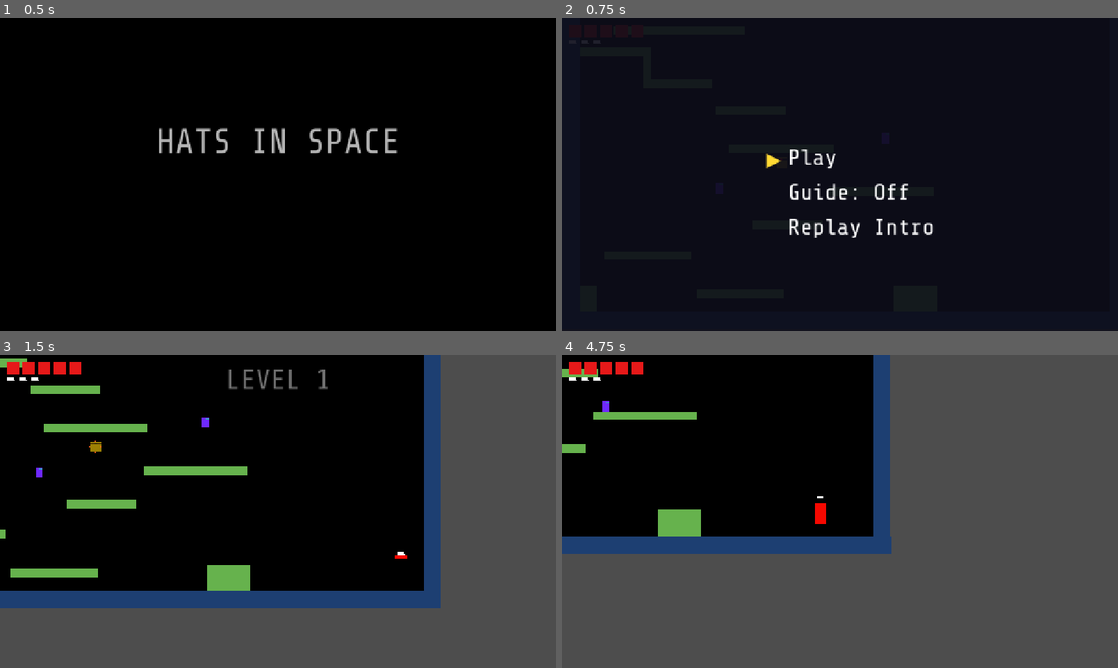
Above: before the commit, frames 1-4 (two rows, left to right).
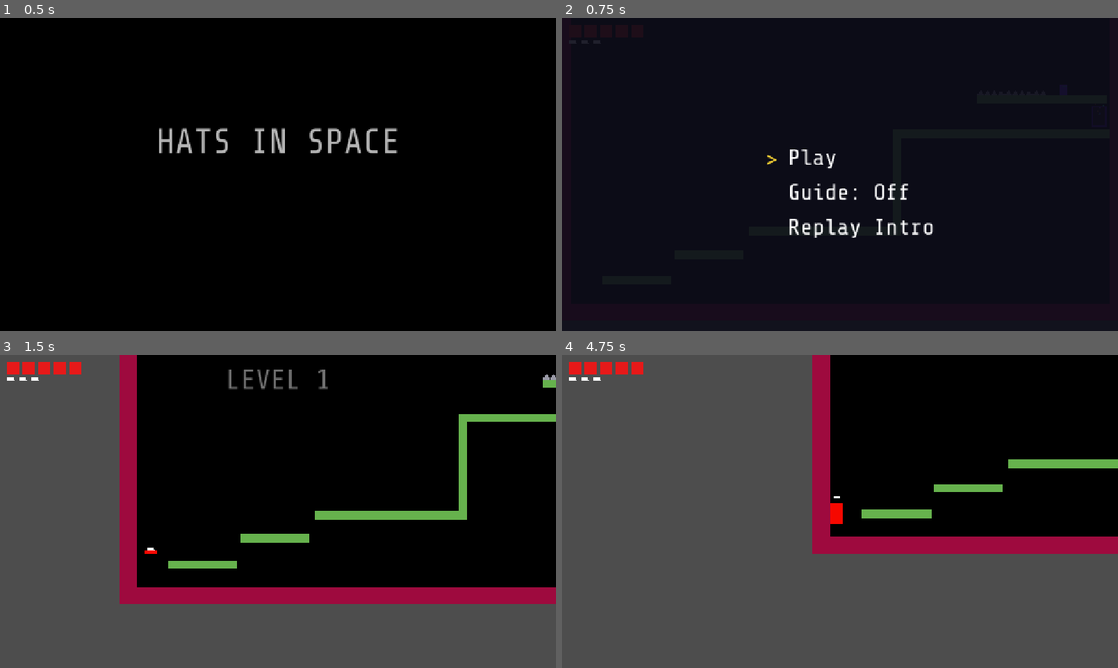
Above: after the commit, the same moments.

Repository: danngreen/fuzzy-world-2.0
Game: Godot game, scene res://scenes/main.tscn
The game is run twice, just before and just after one commit, with the same random seed, the same clock (stepped at 60 frames per second) and the same inputs.
Inputs (mouse positions are in pixels of both pictures, inside the frame that each line leads up to):
- Up to frame 1 (0.5 s): no input
- Up to frame 2 (0.75 s): move the mouse to (962, 158) at 0.52 s; hold Right (move_right) from 0.53 s (still down); hold Space (jump) from 0.53 s (still down); click (962, 158) at 0.67 s
- Up to frame 3 (1.5 s): keep holding Right (move_right); tap Enter at 1.25 s; move the mouse to (166, 527) at 1.27 s; release Space (jump) at 1.28 s; tap Space (jump) at 1.35 s; click (166, 527) at 1.42 s
- Up to frame 4 (4.75 s): tap Space (jump) at 1.52, 1.82, 2.85, 3.02, 3.32, 4.35, 4.52 s; move the mouse to (895, 442) at 2.02 s; release Right (move_right) at 2.03 s; hold Left (move_left) 2.03-2.78 s; hold Space (jump) 2.03-2.78 s; click (895, 442) at 2.17 s; move the mouse to (812, 574) at 2.77 s; hold Right (move_right) 2.78-4.28 s; click (812, 574) at 2.92 s; move the mouse to (1006, 558) at 3.52 s; hold Space (jump) 3.53-4.28 s; click (1006, 558) at 3.67 s; move the mouse to (673, 464) at 4.27 s; hold Left (move_left) from 4.28 s (still down); click (673, 464) at 4.42 s

Frame 1 is identical in both runs. In frame 2, less than 0.1% of the frame differs, in the area x 36-40%, y 43-48%; in frame 3, 44%; in frame 4, 59%, in the area x 0-100%, y 0-64%.

Commit message:
Cleanup viewports, mobile button pos. Player can grow near walls.

Diff:
--- a/scenes/main.tscn
+++ b/scenes/main.tscn
@@ -1,14 +1,15 @@
-[gd_scene load_steps=6 format=3 uid="uid://main001"]
+[gd_scene load_steps=7 format=3 uid="uid://main001"]
 
 [ext_resource type="PackedScene" uid="uid://level001" path="res://scenes/level/level_01.tscn" id="1_level"]
 [ext_resource type="PackedScene" uid="uid://player001" path="res://scenes/player/player.tscn" id="2_player"]
+[ext_resource type="PackedScene" uid="uid://d1drtpyexheny" path="res://scenes/level/level_03.tscn" id="2_tefeu"]
 [ext_resource type="Script" uid="uid://cjikjbc01xte6" path="res://scripts/camera.gd" id="3_camera"]
 [ext_resource type="PackedScene" uid="uid://hud001" path="res://scenes/hud/hud.tscn" id="4_hud"]
 [ext_resource type="Script" uid="uid://mc7rn1wvjnj4" path="res://scripts/main.gd" id="5_main"]
 
 [node name="Main" type="Node2D"]
 script = ExtResource("5_main")
-start_level = ExtResource("1_level")
+start_level = ExtResource("2_tefeu")
 
 [node name="Level" parent="." instance=ExtResource("1_level")]
 
--- a/scenes/player/player.gd
+++ b/scenes/player/player.gd
@@ -202,19 +202,31 @@
 	# Keep feet grounded: adjust position so collision bottom stays at same Y
 	var adjustment := -(size_scale - old_scale) * BASE_COLLISION_SIZE.y / 2.0
 
-	# When growing, verify there's enough headroom.
-	# Test from the *adjusted* position (where feet are back at floor level)
-	# with a tiny upward nudge — this avoids false-positives from the floor.
+	# When growing, verify there's enough room (ceiling + walls).
+	# If blocked by a wall, nudge horizontally to make space.
+	var nudge_x := 0.0
 	if adjustment < 0.0:
 		var test_xform := global_transform.translated(Vector2(0.0, adjustment))
 		if test_move(test_xform, Vector2(0.0, -1.0)):
-			# Ceiling blocks the growth — revert everything
-			size_scale = old_scale
-			$CollisionShape2D.shape.size = BASE_COLLISION_SIZE * old_scale
-			velocity *= new_mass / old_mass
-			return
+			var max_nudge := (size_scale - old_scale) * BASE_COLLISION_SIZE.x * 0.5 + 4.0
+			var found := false
+			for px in range(1, ceili(max_nudge) + 1):
+				for dir in [1.0, -1.0]:
+					if not test_move(test_xform.translated(Vector2(dir * px, 0.0)), Vector2(0.0, -1.0)):
+						nudge_x = dir * px
+						found = true
+						break
+				if found:
+					break
+			if not found:
+				# Truly no room — revert everything
+				size_scale = old_scale
+				$CollisionShape2D.shape.size = BASE_COLLISION_SIZE * old_scale
+				velocity *= new_mass / old_mass
+				return
 
 	position.y += adjustment
+	position.x += nudge_x
 
 	# Animate sprite scale from current visual size to target
 	if size_tween and size_tween.is_valid():
--- a/scenes/ui/game_over_screen.gd
+++ b/scenes/ui/game_over_screen.gd
@@ -34,11 +34,12 @@
 
 func _ready():
 	var font = load("res://assets/ShareTechMono-Regular.ttf")
+	var vp := get_viewport().get_visible_rect().size
 
 	# Dark overlay
 	var bg = ColorRect.new()
 	bg.color = Color(0.03, 0.02, 0.05, 0.0)
-	bg.size = Vector2(1280, 720)
+	bg.size = vp
 	add_child(bg)
 
 	# GAME OVER title
@@ -49,7 +50,7 @@
 	title.add_theme_color_override("font_color", Color(0.9, 0.15, 0.1))
 	title.horizontal_alignment = HORIZONTAL_ALIGNMENT_CENTER
 	title.position = Vector2(0, 200)
-	title.size = Vector2(1280, 80)
+	title.size = Vector2(vp.x, 80)
 	title.modulate.a = 0.0
 	add_child(title)
 
@@ -61,7 +62,7 @@
 	phrase.add_theme_color_override("font_color", Color(0.85, 0.85, 0.9))
 	phrase.horizontal_alignment = HORIZONTAL_ALIGNMENT_CENTER
 	phrase.position = Vector2(0, 320)
-	phrase.size = Vector2(1280, 40)
+	phrase.size = Vector2(vp.x, 40)
 	phrase.modulate.a = 0.0
 	add_child(phrase)
 
@@ -73,7 +74,7 @@
 	prompt.add_theme_color_override("font_color", Color(0.5, 0.5, 0.55))
 	prompt.horizontal_alignment = HORIZONTAL_ALIGNMENT_CENTER
 	prompt.position = Vector2(0, 500)
-	prompt.size = Vector2(1280, 30)
+	prompt.size = Vector2(vp.x, 30)
 	prompt.modulate.a = 0.0
 	add_child(prompt)
 
--- a/scenes/ui/guide.gd
+++ b/scenes/ui/guide.gd
@@ -17,7 +17,6 @@
 const KEY_PRESSED_COLOR = Color(0.7, 0.6, 0.15, 1)
 const BOX_BG = Color(0.08, 0.08, 0.12, 0.92)
 const ANIM_CYCLE = 2.4
-
 
 func _physics_process(delta):
 	if not player:
@@ -88,10 +87,10 @@
 	var panel = _make_panel(310, 130)
 
 	# Left arrow key
-	left_key_bg = _make_key(panel, 20, 12, "\u2190")
+	left_key_bg = _make_key(panel, 20, 12, "<")
 
 	# Right arrow key
-	right_key_bg = _make_key(panel, 76, 12, "\u2192")
+	right_key_bg = _make_key(panel, 76, 12, ">")
 
 	# Ground line (animation area on right side)
 	var ground = ColorRect.new()
@@ -103,7 +102,7 @@
 	_make_player(panel)
 
 	# Instruction text
-	_make_text(panel, "Press \u2190 \u2192 or A D to move", 15, 90)
+	_make_text(panel, "Press left/right or A/D to move", 15, 90)
 
 	anim_update = _update_movement_anim
 
@@ -124,8 +123,8 @@
 	var panel = _make_panel(310, 130)
 
 	# Actually is SP, not left_key
-	left_key_bg = _make_key(panel, 30, 40, "\u2420")
-	left_key_bg.size = Vector2(80, 26)
+	left_key_bg = _make_key(panel, 30, 40, "SP")
+	left_key_bg.size = Vector2(80, 36)
 
 	_make_ground(panel)
 	_make_player(panel)
@@ -156,15 +155,17 @@
 
 func _show_growshrink_guide():
 	anim_time = 0.0
-	var panel = _make_panel(310, 130)
-
-	left_key_bg = _make_key(panel, 30, 15, "\u2191")
-	right_key_bg = _make_key(panel, 30, 40, "\u2193")
+	var panel = _make_panel(310, 200)
+
+	left_key_bg = _make_key(panel, 20, 5, "up")
+	right_key_bg = _make_key(panel, 20, 45, "down")
+	left_key_bg.size = Vector2(75, 36)
+	right_key_bg.size = Vector2(75, 36)
 
 	_make_ground(panel)
 	_make_player(panel)
 	fake_player.pivot_offset = Vector2(7, 24)  # scale from feet
-	_make_text(panel, "Press \u2191 \u2193 or W S to grow and shrink
+	_make_text(panel, "Press up/down or W/S to grow and shrink
 		Enemies cause more damage when small
 		but you can fit in more places!", 15, 90)
 	anim_update = _update_growshrink_anim
@@ -210,14 +211,15 @@
 
 func _show_superjump_guide():
 	anim_time = 0.0
-	var panel = _make_panel(310, 200)
+	var panel = _make_panel(310, 220)
 
 	# Space bar key
-	left_key_bg = _make_key(panel, 15, 15, "\u2420")
-	left_key_bg.size = Vector2(80, 26)
+	left_key_bg = _make_key(panel, 5, 50, "SP")
+	left_key_bg.size = Vector2(75, 36)
 
 	# Down arrow key
-	right_key_bg = _make_key(panel, 15, 50, "\u2193")
+	right_key_bg = _make_key(panel, 90, 50, "down")
+	right_key_bg.size = Vector2(75, 36)
 
 	# Ground near bottom of panel for tall jump
 	var ground = ColorRect.new()
@@ -390,7 +392,8 @@
 
 func _make_panel(w: float, h: float) -> Control:
 	var panel = Control.new()
-	panel.position = Vector2(1280 - w - 16, 16)
+	var vp_w := get_viewport().get_visible_rect().size.x
+	panel.position = Vector2(vp_w - w - 16, 16)
 	add_child(panel)
 	guide_panel = panel
 
--- a/scenes/ui/intro_animation.gd
+++ b/scenes/ui/intro_animation.gd
@@ -1,7 +1,7 @@
 extends CanvasLayer
 
-const SCREEN_W := 1280.0
-const SCREEN_H := 720.0
+var SCREEN_W := 1280.0
+var SCREEN_H := 720.0
 const FONT := "res://assets/ShareTechMono-Regular.ttf"
 const BODY_COLOR := Color(0.96, 0.03, 0.0)
 
@@ -13,6 +13,9 @@
 func _ready() -> void:
 	layer = 25
 	process_mode = Node.PROCESS_MODE_ALWAYS
+	var vp := get_viewport().get_visible_rect().size
+	SCREEN_W = vp.x
+	SCREEN_H = vp.y
 	_root = Control.new()
 	_root.set_anchors_preset(Control.PRESET_FULL_RECT)
 	_root.clip_contents = true
--- a/scenes/ui/intro_screen.gd
+++ b/scenes/ui/intro_screen.gd
@@ -5,19 +5,25 @@
 var arrow: Label
 var start_y := 290.0
 var spacing := 80.0
-var arrow_x := 470.0
-var text_x := 520.0
+var arrow_x: float
+var text_x: float
 var guide_enabled := false
 
 
 func _ready():
+	var vp := get_viewport().get_visible_rect().size
+	var cx := vp.x / 2.0
+	text_x = cx - 120.0
+	arrow_x = cx - 170.0
+
 	var bg = ColorRect.new()
 	bg.color = Color(0.05, 0.05, 0.1, 0.92)
-	bg.size = Vector2(1280, 720)
+	bg.size = vp
 	add_child(bg)
 
 	var menu_items = ["Play", "Guide: Off", "Replay Intro"]
 	var font = load("res://assets/ShareTechMono-Regular.ttf")
+
 	for i in menu_items.size():
 		var label = Label.new()
 		label.text = menu_items[i]
@@ -30,7 +36,7 @@
 		labels.append(label)
 
 	arrow = Label.new()
-	arrow.text = "\u25b6"
+	arrow.text = ">"
 	arrow.add_theme_font_size_override("font_size", 44)
 	arrow.add_theme_color_override("font_color", Color(1, 0.85, 0.2))
 	arrow.position = Vector2(arrow_x, start_y + 4)
@@ -40,9 +46,9 @@
 
 
 func _unhandled_input(event):
-	if event.is_action_pressed("size_up"):
+	if event.is_action_pressed("size_up") or event.is_action_pressed("move_left"):
 		_change_selection(-1)
-	elif event.is_action_pressed("size_down"):
+	elif event.is_action_pressed("size_down") or event.is_action_pressed("move_right"):
 		_change_selection(1)
 	elif event.is_action_pressed("jump"):
 		_confirm()
--- /dev/null
+++ b/scenes/ui/mobile_controls.gd
@@ -0,0 +1,105 @@
+extends CanvasLayer
+
+const FONT_PATH = "res://assets/ShareTechMono-Regular.ttf"
+
+var _btns: Array = []        # [{action: String, rect: Rect2}]
+var _active: Dictionary = {} # touch/mouse index -> action name
+
+# Node2D used as a coordinate reference.
+# get_global_transform_with_canvas() accounts for viewport stretch + CanvasLayer
+# transform — the same technique TouchScreenButton uses internally.
+var _ref: Node2D
+
+
+func _ready() -> void:
+	layer = 25
+	process_mode = Node.PROCESS_MODE_ALWAYS
+	var os_name := OS.get_name()
+	if os_name != "iOS" and os_name != "Android" \
+			and not (os_name == "Web" and DisplayServer.is_touchscreen_available()):
+		return
+
+	# Expand viewport to fill screen so controls can render in the pillarbox margins
+	get_tree().root.content_scale_aspect = Window.CONTENT_SCALE_ASPECT_EXPAND
+
+	_ref = Node2D.new()
+	add_child(_ref)
+
+	# Wait one frame for viewport size to update after aspect change
+	await get_tree().process_frame
+	_create_buttons()
+
+
+func _create_buttons() -> void:
+	var font := load(FONT_PATH) as Font
+	var vp := get_viewport().get_visible_rect().size
+
+	# Left side: movement (anchored to left + bottom edges)
+	_def("move_left",  "<",  Rect2(15,      vp.y - 200, 120, 120),  Color(0.15, 0.25, 0.55, 0.8), font, 36)
+	_def("move_right", ">",  Rect2(150,     vp.y - 200, 120, 120),  Color(0.15, 0.25, 0.55, 0.8), font, 36)
+	_def("jump",    "jump",  Rect2(165/2,   vp.y - 300, 90, 90), Color(0.55, 0.15, 0.15, 0.8), font, 36)
+
+	# Right side: jump + size (anchored to right + bottom edges)
+	_def("jump",    "jump",  Rect2(vp.x - 180, vp.y - 200, 190, 120),  Color(0.55, 0.15, 0.15, 0.8), font, 36)
+	_def("size_up",    "+",  Rect2(vp.x - 250, vp.y - 300, 120, 120),  Color(0.35, 0.15, 0.55, 0.8), font, 28)
+	_def("size_down",  "-",  Rect2(vp.x - 115, vp.y - 300, 120, 120),  Color(0.35, 0.15, 0.55, 0.8), font, 28)
+
+
+func _input(event: InputEvent) -> void:
+	if _btns.is_empty():
+		return
+
+	var pos: Vector2
+	var pressed: bool
+	var idx: int
+
+	if event is InputEventScreenTouch:
+		pos     = event.position
+		pressed = event.pressed
+		idx     = event.index
+	else:
+		return
+
+	# Convert screen/window coords → CanvasLayer logical coords
+	var canvas_pos: Vector2 = _ref.get_global_transform_with_canvas().affine_inverse() * pos
+
+	if pressed:
+		for btn in _btns:
+			if (btn as Dictionary).rect.has_point(canvas_pos):
+				_active[idx] = btn.action
+				_fire(btn.action, true)
+				return
+	else:
+		if _active.has(idx):
+			_fire(_active[idx], false)
+			_active.erase(idx)
+
+
+func _def(action: String, symbol: String, rect: Rect2,
+		col: Color, font: Font, fsize: int) -> void:
+	_btns.append({action = action, rect = rect})
+
+	var bg := ColorRect.new()
+	bg.position = rect.position
+	bg.size = rect.size
+	bg.color = col
+	add_child(bg)
+
+	var lbl := Label.new()
+	lbl.position = rect.position
+	lbl.size = rect.size
+	lbl.text = symbol
+	lbl.add_theme_font_override("font", font)
+	lbl.add_theme_font_size_override("font_size", fsize)
+	lbl.add_theme_color_override("font_color", Color.WHITE)
+	lbl.horizontal_alignment = HORIZONTAL_ALIGNMENT_CENTER
+	lbl.vertical_alignment = VERTICAL_ALIGNMENT_CENTER
+	lbl.mouse_filter = Control.MOUSE_FILTER_IGNORE
+	add_child(lbl)
+
+
+func _fire(action: String, pressed: bool) -> void:
+	var e := InputEventAction.new()
+	e.action = action
+	e.pressed = pressed
+	Input.parse_input_event(e)
--- /dev/null
+++ b/scenes/ui/mobile_controls.tscn
@@ -0,0 +1,6 @@
+[gd_scene load_steps=2 format=3 uid="uid://fwfy4565wu63"]
+
+[ext_resource type="Script" uid="uid://co2fbarsm0o5r" path="res://scenes/ui/mobile_controls.gd" id="1_script"]
+
+[node name="MobileControls" type="CanvasLayer"]
+script = ExtResource("1_script")
--- a/scripts/main.gd
+++ b/scripts/main.gd
@@ -16,6 +16,7 @@
 	player.respawning = true
 	player.get_node("CollisionShape2D").disabled = true
 	player.get_node("Sprite").visible = false
+	add_child(preload("res://scenes/ui/mobile_controls.tscn").instantiate())
 	_show_intro_animation()
 
 
@@ -70,7 +71,7 @@
 	label.add_theme_color_override("font_color", Color.WHITE)
 	label.horizontal_alignment = HORIZONTAL_ALIGNMENT_CENTER
 	label.position = Vector2(0, 20)
-	label.size = Vector2(1280, 80)
+	label.size = Vector2(get_viewport().get_visible_rect().size.x, 80)
 	label.modulate.a = 0.0
 	layer.add_child(label)
 
Not shown, added: scenes/ui/mobile_controls.gd.uid
